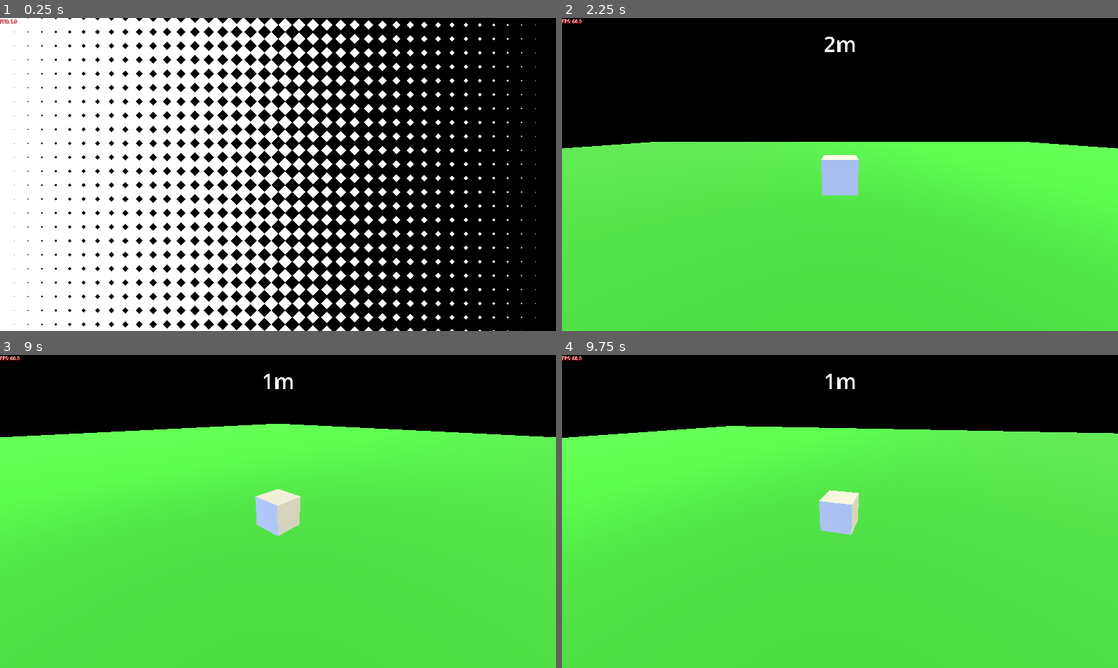
Above: before the commit, frames 1-4 (two rows, left to right).
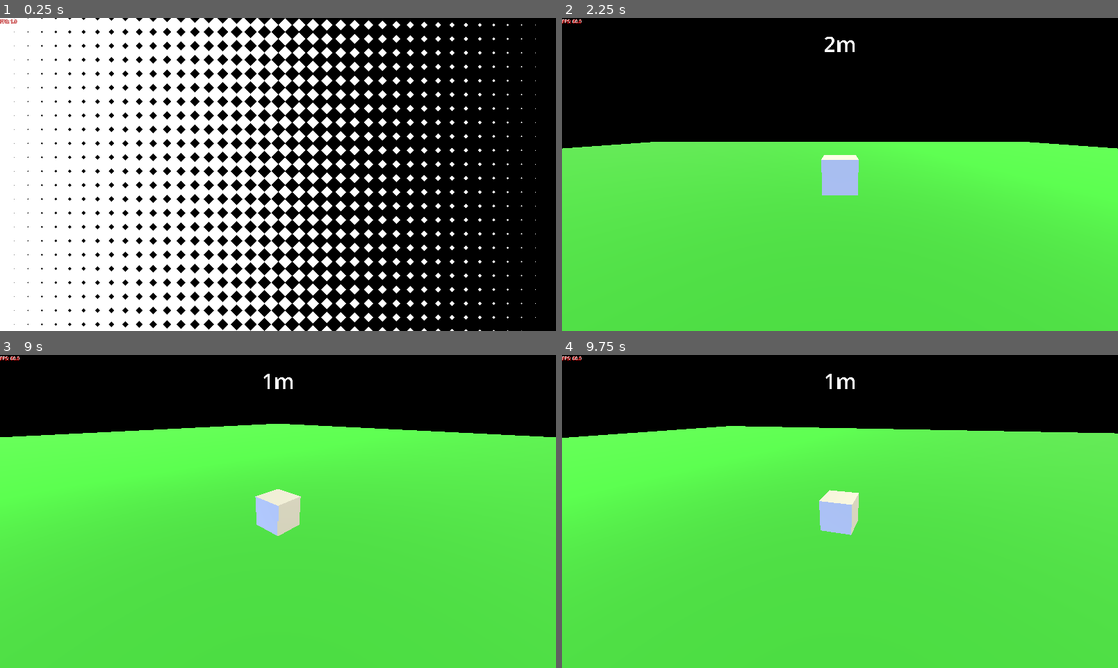
Above: after the commit, the same moments.

Repository: SuperGoon97/CAPJam2025
Game: Godot game, scene res://Scenes/Core/GameCore/game_core.tscn
Same seed, same stepped clock (60 frames per second), same inputs: the game is played once before the commit and once after it. The engine's default icon, where the game draws it, is replaced by a stand-in: a white triangle on a blue panel in a dark square.
Inputs (mouse positions are in pixels of both pictures, inside the frame that each line leads up to):
- Up to frame 1 (0.25 s): no input
- Up to frame 2 (2.25 s): move the mouse to (962, 158) at 0.52 s; hold Right (Right) 0.53-1.25 s; click (962, 158) at 0.67 s; click "READY?" at 1.25 s; move the mouse to (728, 190) at 2.02 s; hold Down (Down) from 2.03 s (still down); click (728, 190) at 2.17 s
- Up to frame 3 (9 s): move the mouse to (333, 442) at 2.77 s; release Down (Down) at 2.78 s; hold Right (Right) 2.78-3.53 s; click (333, 442) at 2.92 s; move the mouse to (250, 574) at 3.52 s; hold Up (Up) 3.53-4.28 s; click (250, 574) at 3.67 s; tap Enter at 4.25, 8 s; move the mouse to (444, 558) at 4.27 s; hold A (Left) 4.28-5.78 s; click (444, 558) at 4.42 s; move the mouse to (111, 464) at 5.02 s; click (111, 464) at 5.17 s; move the mouse to (305, 511) at 5.77 s; hold Down (Down) 5.78-6.53 s; click (305, 511) at 5.92 s; tap Space at 6.5 s; move the mouse to (194, 433) at 6.52 s; hold Right (Right) 6.53-7.28 s; click (194, 433) at 6.67 s; move the mouse to (400, 495) at 7.27 s; hold Up (Up) 7.28-8.03 s; click (400, 495) at 7.42 s; move the mouse to (166, 527) at 8.02 s; hold Right (Right) 8.03-8.78 s; click (166, 527) at 8.17 s; move the mouse to (333, 442) at 8.77 s; hold Down (Down) from 8.78 s (still down); click (333, 442) at 8.92 s
- Up to frame 4 (9.75 s): tap Space at 9.5 s; move the mouse to (812, 574) at 9.52 s; release Down (Down) at 9.53 s; hold A (Left) from 9.53 s (still down); click (812, 574) at 9.67 s

Frames 1-2 are identical in both runs. In frame 3, less than 0.1% of the frame differs, in the area x 4-96%, y 22-58%; in frame 4, less than 0.1%.

Commit message:
cheeky refactor

Diff:
--- a/template/Scenes/GameScenes/LevelScene/game_scene_3d.tscn
+++ b/template/Scenes/GameScenes/LevelScene/game_scene_3d.tscn
@@ -6,7 +6,7 @@
 [ext_resource type="Environment" uid="uid://lv771tblxdxi" path="res://Scripts/Resources/Enviroments/default_enviroment.tres" id="3_ah5qe"]
 [ext_resource type="Material" uid="uid://d03e7tlal2wwt" path="res://Assets/Materials/floor_material.tres" id="3_ln5ex"]
 [ext_resource type="Script" uid="uid://dwtfw48mq3nwf" path="res://Scripts/Game/Camera/camera_controller.gd" id="4_ot84h"]
-[ext_resource type="PackedScene" uid="uid://dq71jhoy1v8ij" path="res://Scenes/GameScenes/RocketScenes/rocket_body_test.tscn" id="6_t0qif"]
+[ext_resource type="PackedScene" uid="uid://dq71jhoy1v8ij" path="res://Scenes/GameScenes/RocketScenes/rocket_root_with_sockets.tscn" id="6_t0qif"]
 [ext_resource type="Script" uid="uid://b3vpayynyeadx" path="res://Scripts/Game/Camera/main_camera.gd" id="6_xxass"]
 
 [sub_resource type="PlaneMesh" id="PlaneMesh_uumfr"]
--- /dev/null
+++ b/template/Scenes/GameScenes/RocketScenes/rocket_body_block.tscn
@@ -0,0 +1,44 @@
+[gd_scene load_steps=7 format=3 uid="uid://6ua5qhkgsdlg"]
+
+[ext_resource type="Script" uid="uid://fq8hqk0bfji1" path="res://Scripts/Game/Rocket/rocket_part.gd" id="1_rvr5u"]
+[ext_resource type="Script" uid="uid://gf8ldyvmhyx4" path="res://Scripts/Game/Rocket/rocket_socket_check_area.gd" id="2_ev4du"]
+[ext_resource type="PackedScene" uid="uid://blrbcw6akeaon" path="res://Scenes/GameScenes/RocketScenes/rocket_socket_point.tscn" id="2_xcyed"]
+
+[sub_resource type="BoxShape3D" id="BoxShape3D_vbojs"]
+
+[sub_resource type="BoxMesh" id="BoxMesh_rvr5u"]
+
+[sub_resource type="BoxShape3D" id="BoxShape3D_qhk5o"]
+size = Vector3(1.01, 1.01, 1.01)
+
+[node name="RocketBodyBlock" type="CollisionShape3D" groups=["RocketPart"]]
+shape = SubResource("BoxShape3D_vbojs")
+script = ExtResource("1_rvr5u")
+
+[node name="RocketSocketPoint" parent="." instance=ExtResource("2_xcyed")]
+transform = Transform3D(1, 0, 0, 0, 1, 0, 0, 0, 1, 0, 0, 0.52591693)
+
+[node name="RocketSocketPoint2" parent="." instance=ExtResource("2_xcyed")]
+transform = Transform3D(1, 0, 0, 0, 1, 0, 0, 0, 1, 0, 0, -0.5293146)
+
+[node name="RocketSocketPoint3" parent="." instance=ExtResource("2_xcyed")]
+transform = Transform3D(1, 0, 0, 0, 1, 0, 0, 0, 1, 0, 0.51826733, 0.005548835)
+
+[node name="RocketSocketPoint4" parent="." instance=ExtResource("2_xcyed")]
+transform = Transform3D(1, 0, 0, 0, 1, 0, 0, 0, 1, 0.5224347, 0, 0.0019210577)
+
+[node name="RocketSocketPoint5" parent="." instance=ExtResource("2_xcyed")]
+transform = Transform3D(1, 0, 0, 0, 1, 0, 0, 0, 1, 0, -0.5251936, -0.004121065)
+
+[node name="RocketSocketPoint6" parent="." instance=ExtResource("2_xcyed")]
+transform = Transform3D(1, 0, 0, 0, 1, 0, 0, 0, 1, -0.5218751, 0, -0.004120946)
+
+[node name="MeshInstance3D" type="MeshInstance3D" parent="."]
+mesh = SubResource("BoxMesh_rvr5u")
+
+[node name="RocketSocketCheckArea" type="Area3D" parent="."]
+script = ExtResource("2_ev4du")
+
+[node name="SocketCheckShape" type="CollisionShape3D" parent="RocketSocketCheckArea"]
+shape = SubResource("BoxShape3D_qhk5o")
+debug_color = Color(0.32697475, 0.6241081, 3.85046e-07, 0.41960785)
--- a/template/Scenes/GameScenes/RocketScenes/rocket_body_test.tscn
+++ /dev/null
@@ -1,25 +0,0 @@
-[gd_scene load_steps=3 format=3 uid="uid://dq71jhoy1v8ij"]
-
-[ext_resource type="PackedScene" uid="uid://vi51gqxss6t" path="res://Scenes/GameScenes/RocketScenes/rocket_base.tscn" id="1_v2ct2"]
-[ext_resource type="PackedScene" uid="uid://blrbcw6akeaon" path="res://Scenes/GameScenes/RocketScenes/rocket_socket_point.tscn" id="2_xcyed"]
-
-[node name="RocketBase" instance=ExtResource("1_v2ct2")]
-mass = 0.75
-
-[node name="RocketSocketPoint" parent="." index="2" instance=ExtResource("2_xcyed")]
-transform = Transform3D(1, 0, 0, 0, 1, 0, 0, 0, 1, 0, 0, 0.52591693)
-
-[node name="RocketSocketPoint2" parent="." index="3" instance=ExtResource("2_xcyed")]
-transform = Transform3D(1, 0, 0, 0, 1, 0, 0, 0, 1, 0, 0, -0.5293146)
-
-[node name="RocketSocketPoint3" parent="." index="4" instance=ExtResource("2_xcyed")]
-transform = Transform3D(1, 0, 0, 0, 1, 0, 0, 0, 1, 0, 0.51826733, 0.005548835)
-
-[node name="RocketSocketPoint4" parent="." index="5" instance=ExtResource("2_xcyed")]
-transform = Transform3D(1, 0, 0, 0, 1, 0, 0, 0, 1, 0.5224347, 0, 0.0019210577)
-
-[node name="RocketSocketPoint5" parent="." index="6" instance=ExtResource("2_xcyed")]
-transform = Transform3D(1, 0, 0, 0, 1, 0, 0, 0, 1, 0, -0.5251936, -0.004121065)
-
-[node name="RocketSocketPoint6" parent="." index="7" instance=ExtResource("2_xcyed")]
-transform = Transform3D(1, 0, 0, 0, 1, 0, 0, 0, 1, -0.5218751, 0, -0.004120946)
--- /dev/null
+++ b/template/Scenes/GameScenes/RocketScenes/rocket_part_thruster.tscn
@@ -0,0 +1,34 @@
+[gd_scene load_steps=8 format=3 uid="uid://ypps07vkid4w"]
+
+[ext_resource type="Script" uid="uid://brc0amh3blr0r" path="res://Scripts/Game/Rocket/rocket_thruster.gd" id="1_brtww"]
+[ext_resource type="PackedScene" uid="uid://blrbcw6akeaon" path="res://Scenes/GameScenes/RocketScenes/rocket_socket_point.tscn" id="2_brtww"]
+[ext_resource type="Material" uid="uid://ce2t062ttaiji" path="res://Assets/Materials/thruster_material.tres" id="3_brtww"]
+[ext_resource type="Script" uid="uid://gf8ldyvmhyx4" path="res://Scripts/Game/Rocket/rocket_socket_check_area.gd" id="3_jarix"]
+
+[sub_resource type="BoxShape3D" id="BoxShape3D_vbojs"]
+
+[sub_resource type="BoxMesh" id="BoxMesh_rvr5u"]
+
+[sub_resource type="BoxShape3D" id="BoxShape3D_qhk5o"]
+size = Vector3(1.01, 1.01, 1.01)
+
+[node name="RocketBodyBlock" type="CollisionShape3D" groups=["RocketPart"]]
+shape = SubResource("BoxShape3D_vbojs")
+script = ExtResource("1_brtww")
+
+[node name="RocketSocketPoint3" parent="." instance=ExtResource("2_brtww")]
+transform = Transform3D(1, 0, 0, 0, 1, 0, 0, 0, 1, 0, 0.51826733, 0.005548835)
+
+[node name="MeshInstance3D" type="MeshInstance3D" parent="."]
+material_override = ExtResource("3_brtww")
+mesh = SubResource("BoxMesh_rvr5u")
+
+[node name="RocketSocketCheckArea" type="Area3D" parent="."]
+script = ExtResource("3_jarix")
+
+[node name="SocketCheckShape" type="CollisionShape3D" parent="RocketSocketCheckArea"]
+shape = SubResource("BoxShape3D_qhk5o")
+debug_color = Color(0.32697475, 0.6241081, 3.85046e-07, 0.41960785)
+
+[node name="ThrustPoint" type="Node3D" parent="."]
+transform = Transform3D(1, 0, 0, 0, 1, 0, 0, 0, 1, 0, -0.67567927, 0)
--- a/template/Scenes/GameScenes/RocketScenes/rocket_base.tscn
+++ b/template/Scenes/GameScenes/RocketScenes/rocket_root.tscn
@@ -1,7 +1,7 @@
 [gd_scene load_steps=7 format=3 uid="uid://vi51gqxss6t"]
 
-[ext_resource type="Script" uid="uid://g4twyce6scf3" path="res://Scripts/Game/Rocket/rocket_base.gd" id="1_dudsn"]
-[ext_resource type="Script" uid="uid://gf8ldyvmhyx4" path="res://Scripts/Game/Rocket/rocket_socket_check_area.gd" id="2_mlwr4"]
+[ext_resource type="Script" uid="uid://g4twyce6scf3" path="res://Scripts/Game/Rocket/rocket_root.gd" id="1_k7mrb"]
+[ext_resource type="Script" uid="uid://gf8ldyvmhyx4" path="res://Scripts/Game/Rocket/rocket_socket_check_area.gd" id="2_hxdxv"]
 
 [sub_resource type="PhysicsMaterial" id="PhysicsMaterial_mlwr4"]
 rough = true
@@ -13,16 +13,14 @@
 [sub_resource type="BoxShape3D" id="BoxShape3D_dudsn"]
 size = Vector3(1.01, 1.01, 1.01)
 
-[node name="RocketBase" type="RigidBody3D" groups=["RocketPart"]]
+[node name="RocketRoot" type="RigidBody3D" groups=["RocketPart"]]
 mass = 0.5
 physics_material_override = SubResource("PhysicsMaterial_mlwr4")
 gravity_scale = 0.33
-center_of_mass_mode = 1
-center_of_mass = Vector3(0, -0.1, 0)
-inertia = Vector3(100, 100, 100)
+inertia = Vector3(10, 10, 10)
 freeze = true
 angular_damp = 30.0
-script = ExtResource("1_dudsn")
+script = ExtResource("1_k7mrb")
 
 [node name="RocketCollisionShape" type="CollisionShape3D" parent="."]
 shape = SubResource("BoxShape3D_kunfd")
--- /dev/null
+++ b/template/Scenes/GameScenes/RocketScenes/rocket_root_with_sockets.tscn
@@ -0,0 +1,25 @@
+[gd_scene load_steps=3 format=3 uid="uid://dq71jhoy1v8ij"]
+
+[ext_resource type="PackedScene" uid="uid://vi51gqxss6t" path="res://Scenes/GameScenes/RocketScenes/rocket_root.tscn" id="1_qe50t"]
+[ext_resource type="PackedScene" uid="uid://blrbcw6akeaon" path="res://Scenes/GameScenes/RocketScenes/rocket_socket_point.tscn" id="2_lk16e"]
+
+[node name="RocketBase" instance=ExtResource("1_qe50t")]
+mass = 0.75
+
+[node name="RocketSocketPoint" parent="." index="2" instance=ExtResource("2_lk16e")]
+transform = Transform3D(1, 0, 0, 0, 1, 0, 0, 0, 1, 0, 0, 0.52591693)
+
+[node name="RocketSocketPoint2" parent="." index="3" instance=ExtResource("2_lk16e")]
+transform = Transform3D(1, 0, 0, 0, 1, 0, 0, 0, 1, 0, 0, -0.5293146)
+
+[node name="RocketSocketPoint3" parent="." index="4" instance=ExtResource("2_lk16e")]
+transform = Transform3D(1, 0, 0, 0, 1, 0, 0, 0, 1, 0, 0.51826733, 0.005548835)
+
+[node name="RocketSocketPoint4" parent="." index="5" instance=ExtResource("2_lk16e")]
+transform = Transform3D(1, 0, 0, 0, 1, 0, 0, 0, 1, 0.5224347, 0, 0.0019210577)
+
+[node name="RocketSocketPoint5" parent="." index="6" instance=ExtResource("2_lk16e")]
+transform = Transform3D(1, 0, 0, 0, 1, 0, 0, 0, 1, 0, -0.5251936, -0.004121065)
+
+[node name="RocketSocketPoint6" parent="." index="7" instance=ExtResource("2_lk16e")]
+transform = Transform3D(1, 0, 0, 0, 1, 0, 0, 0, 1, -0.5218751, 0, -0.004120946)
--- a/template/Scenes/GameScenes/RocketScenes/rocket_thruster_base_test.tscn
+++ /dev/null
@@ -1,19 +0,0 @@
-[gd_scene load_steps=5 format=3 uid="uid://dmyo2kmsqpooe"]
-
-[ext_resource type="PackedScene" uid="uid://vi51gqxss6t" path="res://Scenes/GameScenes/RocketScenes/rocket_base.tscn" id="1_egyx3"]
-[ext_resource type="Material" uid="uid://ce2t062ttaiji" path="res://Assets/Materials/thruster_material.tres" id="2_o568j"]
-[ext_resource type="Script" uid="uid://brc0amh3blr0r" path="res://Scripts/Game/Rocket/rocket_thruster.gd" id="2_tertj"]
-[ext_resource type="PackedScene" uid="uid://blrbcw6akeaon" path="res://Scenes/GameScenes/RocketScenes/rocket_socket_point.tscn" id="3_vihcf"]
-
-[node name="RocketThrusterBaseTest" instance=ExtResource("1_egyx3")]
-script = ExtResource("2_tertj")
-thrust_force = 562.5
-
-[node name="MeshInstance3D" parent="." index="1"]
-material_override = ExtResource("2_o568j")
-
-[node name="RocketSocketPoint" parent="." index="2" instance=ExtResource("3_vihcf")]
-transform = Transform3D(1, 0, 0, 0, 1, 0, 0, 0, 1, 0, 0.50396293, 0)
-
-[node name="ThrustPoint" type="Node3D" parent="." index="3"]
-transform = Transform3D(1, 0, 0, 0, 1, 0, 0, 0, 1, 0, -0.77730733, 0)
--- a/template/Scripts/Class/Bus/signal_bus.gd
+++ b/template/Scripts/Class/Bus/signal_bus.gd
@@ -12,7 +12,7 @@
 @warning_ignore("unused_signal")
 signal rocket_part_added
 @warning_ignore("unused_signal")
-signal rocket_part_sold(rocket_part:RocketBase)
+signal rocket_part_sold(rocket_part:RocketPart)
 @warning_ignore("unused_signal")
 signal player_release_left_click
 @warning_ignore("unused_signal")
--- a/template/Scripts/Class/Managers/Sub Managers/build_manager.gd
+++ b/template/Scripts/Class/Managers/Sub Managers/build_manager.gd
@@ -58,20 +58,20 @@
 	_hovered_socket = null
 	pass
 
-func socket_clicked(socket:RocketSocketPoint):
+func socket_clicked(_socket:RocketSocketPoint):
 	if _player_held_rocket_bit:
 		var scene_path:String = _player_held_rocket_bit.scene_path_string
 		var scene:PackedScene = load(scene_path)
-		var new_rocket_part:RocketBase = scene.instantiate()
-		var socket_parent:RigidBody3D = socket.get_parent()
+		var new_rocket_part:RocketPart = scene.instantiate()
+		var ship_root = get_tree().get_first_node_in_group("ShipRoot")
 		current_score -= _player_held_rocket_bit.cost
-		socket_parent.add_child(new_rocket_part)
-		new_rocket_part.owner = get_tree().get_first_node_in_group("ShipRoot")
+		ship_root.add_child(new_rocket_part)
+		new_rocket_part.owner = ship_root
 		new_rocket_part.resource_data = _player_held_rocket_bit
-		new_rocket_part.setup(socket_parent,socket,_player_held_rocket_bit.mass)
+		new_rocket_part.setup(_socket)
 		GVar.signal_bus.rocket_part_added.emit()
 
-func rocket_part_sold(rocket_part:RocketBase):
+func rocket_part_sold(rocket_part:RocketPart):
 	print("sold")
 	current_score += rocket_part.resource_data.cost
 	rocket_part.call_deferred("queue_free")
--- a/template/Scripts/Game/Camera/camera_controller.gd
+++ b/template/Scripts/Game/Camera/camera_controller.gd
@@ -19,7 +19,7 @@
 	GVar.signal_bus.rotate_cam_right.connect(_rotate_right_clicked)
 	child_cam = get_tree().get_first_node_in_group("MainCamera")
 	var node = get_tree().get_first_node_in_group("ShipRoot")
-	if node is RocketBase:
+	if node is RocketRoot:
 		desired_position = node.global_position
 
 func _physics_process(delta: float) -> void:
--- a/template/Scripts/Game/Camera/main_camera.gd
+++ b/template/Scripts/Game/Camera/main_camera.gd
@@ -12,7 +12,7 @@
 var max_mpos_z:float = 0.0
 var z_dif:float = 0.0
 
-var root_rocket:RocketBase = null
+var root_rocket:RocketRoot = null
 
 var _look_at_mode:bool = false
 var _target_y:float = 0.0
--- /dev/null
+++ b/template/Scripts/Game/Rocket/rocket_part.gd
@@ -0,0 +1,54 @@
+class_name RocketPart extends CollisionShape3D
+
+signal do_socket_overlap_check
+
+var do_once_sold:bool = true
+var resource_data:RocketPartResource
+@onready var rocket_socket_check_area: RocketArea3D = $RocketSocketCheckArea
+func _ready() -> void:
+	if !GVar.signal_bus:
+		await GVar.scene_manager.game_ready
+	rocket_socket_check_area.area_left_clicked.connect(area_left_clicked)
+
+#func explode():
+		#for i in _array_joints.size():
+			#print_rich("[color=red]Successful break[/color]")
+			#var joint:Node3D = _array_joints.pop_back()
+			#joint.call_deferred("queue_free")
+			#
+
+func setup(attached_socket:RocketSocketPoint):
+	var temp_pos = attached_socket.get_parent().global_position
+	var direction_vec:Vector3 = Vector3(attached_socket.global_position - temp_pos).normalized().round()
+	var half_rocket_bounds:Vector3 = shape.size
+	var position_mod:Vector3 = (direction_vec * half_rocket_bounds * 1.025)
+	global_position = temp_pos + position_mod
+	await get_tree().physics_frame
+	await get_tree().physics_frame
+	var overlapping_areas_array:Array[Area3D] = rocket_socket_check_area.get_overlapping_areas()
+	var overlapping_sockets:Array[RocketSocketPoint]
+	for area in overlapping_areas_array:
+		var area_parent = area.get_parent()
+		if area_parent is RocketSocketPoint:
+			if !area_parent.get_parent() == self:
+				overlapping_sockets.push_back(area.get_parent())
+	for socket in overlapping_sockets:
+		#var new_joint:PinJoint3D = CUSTOM_PIN_JOINT.instantiate()
+		#socket.get_parent().add_child(new_joint)
+		#new_joint.exclude_nodes_from_collision = false
+		#new_joint.global_position = socket.global_position
+		#new_joint.node_a = socket.get_parent().get_path()
+		#new_joint.node_b = self.get_path()
+		#_array_joints.push_back(new_joint)
+		#print_rich("[color=blue]"+str(_array_joints)+"[/color]")
+		socket.set_socket_enabled(false)
+	do_socket_overlap_check.emit()
+
+func area_left_clicked():
+	var children:Array[Node] = get_children()
+	for child in children:
+		if child is RocketPart:
+			return
+	if do_once_sold:
+		GVar.signal_bus.rocket_part_sold.emit(self)
+		do_once_sold = !do_once_sold
--- a/template/Scripts/Game/Rocket/rocket_base.gd
+++ b/template/Scripts/Game/Rocket/rocket_root.gd
@@ -1,4 +1,4 @@
-class_name RocketBase extends RigidBody3D
+class_name RocketRoot extends RigidBody3D
 
 signal do_socket_overlap_check
 
@@ -50,7 +50,7 @@
 	_attached_socket = new_attached_socket
 	var direction_vec:Vector3 = Vector3(_attached_socket.global_position - _parent.global_position).normalized().round()
 	var half_rocket_bounds:Vector3 = rocket_collision_shape.shape.size
-	var position_mod:Vector3 = (direction_vec * half_rocket_bounds * 1.01)
+	var position_mod:Vector3 = (direction_vec * half_rocket_bounds * 1.025)
 	global_position = _parent.global_position + position_mod
 	await get_tree().physics_frame
 	await get_tree().physics_frame
@@ -76,7 +76,7 @@
 func area_left_clicked():
 	var children:Array[Node] = get_children()
 	for child in children:
-		if child is RocketBase:
+		if child is RocketPart:
 			return
 	if do_once_sold:
 		GVar.signal_bus.rocket_part_sold.emit(self)
--- a/template/Scripts/Game/Rocket/rocket_socket_point.gd
+++ b/template/Scripts/Game/Rocket/rocket_socket_point.gd
@@ -15,7 +15,7 @@
 	GVar.signal_bus.player_release_left_click.connect(_request_visibility_change.bind(false))
 	GVar.signal_bus.rocket_part_sold.connect(_overlap_check)
 	_request_visibility_change(false)
-	var rocket_parent:RocketBase = get_parent()
+	var rocket_parent = get_parent()
 	rocket_parent.do_socket_overlap_check.connect(_overlap_check)
 func _on_mouse_entered_area():
 	mouse_is_over = true
@@ -44,7 +44,7 @@
 	await get_tree().physics_frame
 	var overlapping_areas:Array[Area3D] = rocket_socket_area_3d.get_overlapping_areas()
 	for area in overlapping_areas:
-		if area.get_parent() is RocketBase and area.get_parent() != get_parent():
+		if (area.get_parent() is RocketRoot and area.get_parent() != get_parent()) or (area.get_parent() is RocketPart and area.get_parent() != get_parent()):
 			if _socket_enabled:
 				rocket_socket_area_3d.set_deferred("monitoring",false)
 				rocket_socket_area_3d.set_deferred("monitorable",false)
--- a/template/Scripts/Game/Rocket/rocket_thruster.gd
+++ b/template/Scripts/Game/Rocket/rocket_thruster.gd
@@ -1,7 +1,7 @@
-class_name RocketThurster extends RocketBase
+class_name RocketThurster extends RocketPart
 
 @onready var thrust_point: Node3D = $ThrustPoint
-
+@onready var rocket_root:RocketRoot = get_tree().get_first_node_in_group("ShipRoot")
 @export var thrust_force:float = 1000.0
 var _do_thrust:bool = false
 
@@ -10,9 +10,8 @@
 	GVar.signal_bus.rocket_launch.connect(rocket_launch)
 
 func _physics_process(delta: float) -> void:
-	super(delta)
 	if _do_thrust:
-		apply_force(global_transform.basis.y * thrust_force * delta,thrust_point.global_position)
+		rocket_root.apply_force(global_transform.basis.y * thrust_force * delta,thrust_point.global_position)
 
 func rocket_launch():
 	_do_thrust = true
--- a/template/Scripts/Resources/GameResources/ShipResources/rocket_part_block.tres
+++ b/template/Scripts/Resources/GameResources/ShipResources/rocket_part_block.tres
@@ -5,7 +5,7 @@
 
 [resource]
 script = ExtResource("2_xwhs5")
-scene_path_string = "res://Scenes/GameScenes/RocketScenes/rocket_body_test.tscn"
+scene_path_string = "res://Scenes/GameScenes/RocketScenes/rocket_body_block.tscn"
 icon = ExtResource("1_cnewi")
 cost = 250
 metadata/_custom_type_script = "uid://b4ynbiek7cbdq"
--- a/template/Scripts/Resources/GameResources/ShipResources/rocket_part_thruster.tres
+++ b/template/Scripts/Resources/GameResources/ShipResources/rocket_part_thruster.tres
@@ -5,7 +5,7 @@
 
 [resource]
 script = ExtResource("2_l8css")
-scene_path_string = "res://Scenes/GameScenes/RocketScenes/rocket_thruster_base_test.tscn"
+scene_path_string = "res://Scenes/GameScenes/RocketScenes/rocket_part_thruster.tscn"
 icon = ExtResource("1_r3mbp")
 cost = 500
 metadata/_custom_type_script = "uid://b4ynbiek7cbdq"
--- a/template/project.godot
+++ b/template/project.godot
@@ -79,10 +79,12 @@
 
 3d/physics_engine="Jolt Physics"
 jolt_physics_3d/simulation/velocity_steps=30
-jolt_physics_3d/simulation/position_steps=10
+jolt_physics_3d/simulation/position_steps=20
 jolt_physics_3d/simulation/penetration_slop=0.01
-jolt_physics_3d/simulation/baumgarte_stabilization_factor=0.1
+jolt_physics_3d/motion_queries/recovery_iterations=8
+jolt_physics_3d/limits/max_linear_velocity=50.0
 3d/solver/solver_iterations=64
+3d/solver/contact_max_separation=0.01
 
 [rendering]
 
Not shown: 1 places in template/Scenes/GameScenes/RocketScenes/rocket_root.tscn that only renumber resources
Not shown, added: template/Scripts/Game/Rocket/rocket_part.gd.uid
Renamed: template/Scripts/Game/Rocket/rocket_base.gd.uid -> template/Scripts/Game/Rocket/rocket_root.gd.uid
